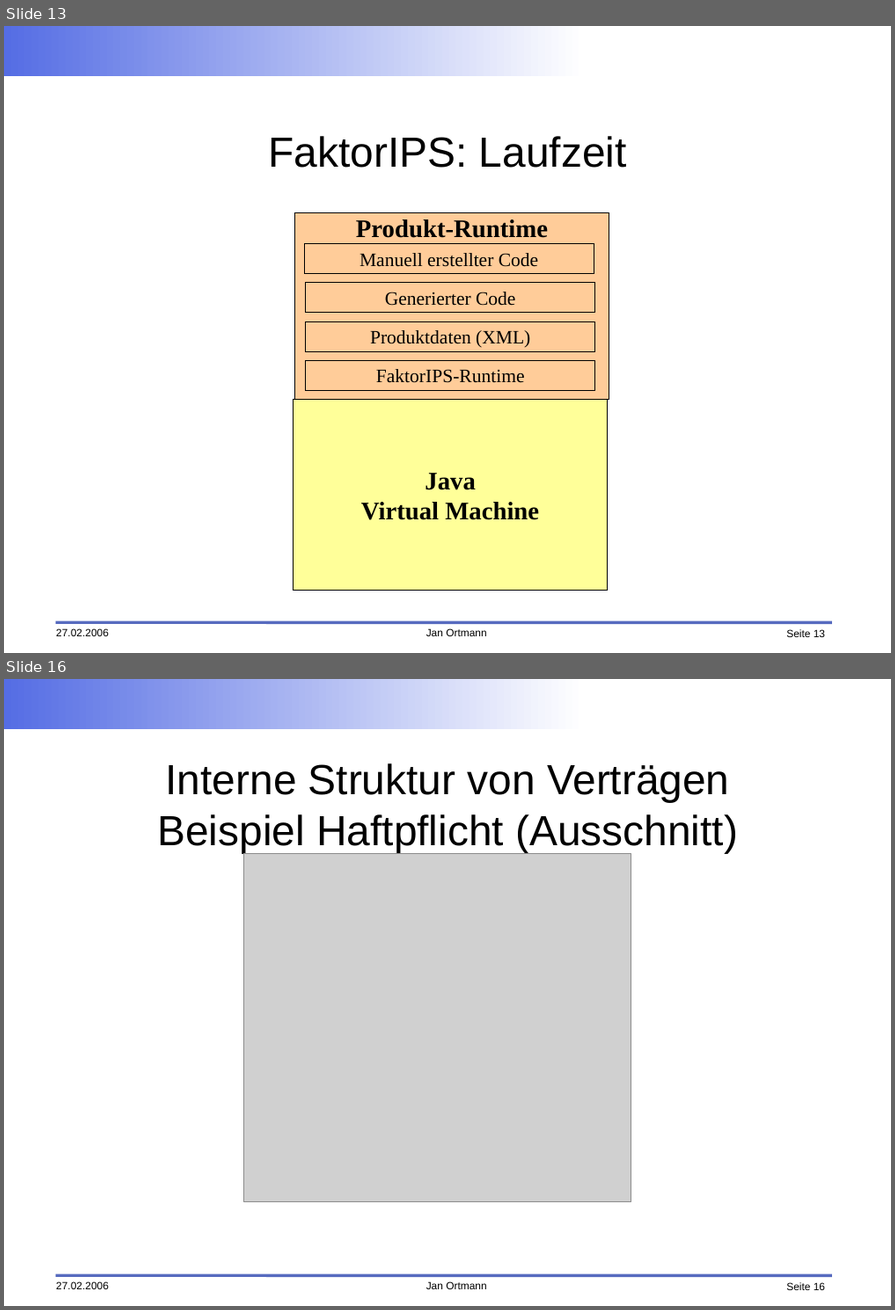
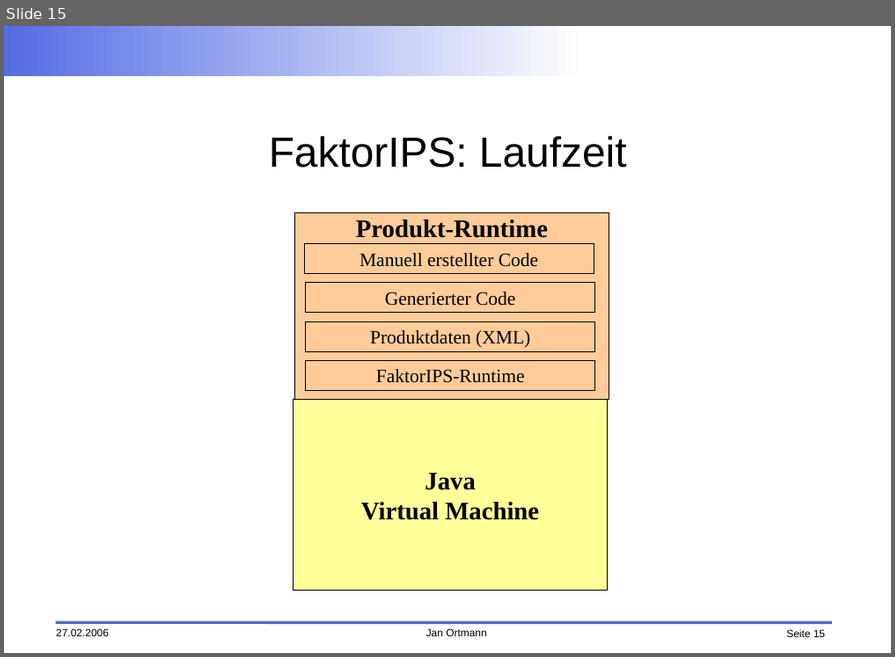
Before and after one commit to faktorips/faktorips.base, a slide deck: org.faktorips.doc/presentations/FaktorIPS-Grundlagen.odp. Shown one above the other, each under a label of ours: slides 13 and 16 before the commit, slide 15 after it; the slides between them are not shown. The pictures are 895x1310 and 895x657 pixels, drawn with LibreOffice and Linux fonts; fonts in the diff are those of the drawing; grey boxes stand for pictures; background and template pictures are left out. Boxes give left, top, right and bottom in pixels: in the first picture for what was removed or moved away, otherwise in the second. Text is boxed around its words. In the diff, an @@ line names an element or a change of style, - is before the commit and + after.

```diff
--- a/org.faktorips.doc/presentations/FaktorIPS-Grundlagen.odp
+++ b/org.faktorips.doc/presentations/FaktorIPS-Grundlagen.odp
@@ slide 16 removed at [4, 679, 891, 1306], background #FFFFFF; not listed: 5 template elements that a slide beside it also shows @@
@@ title removed at [157, 763, 738, 853] @@
-Interne Struktur von Verträgen
-Beispiel Haftpflicht (Ausschnitt)
@@ picture removed at [243, 854, 631, 1202] @@
@@ what was slide 13 is now slide 15 @@
@@ page number at [786, 630, 825, 638]: text changed @@
-Seite 13
+Seite 15
```
Also in this commit, not shown: 6 slides changed, 7 slides added, 5 other slides removed, 2 other files.
